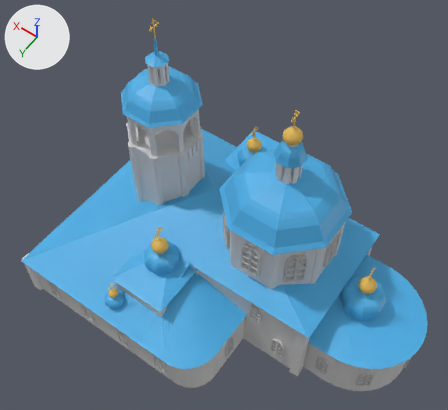
The Blender file spasskiy.blend, before and after one commit.
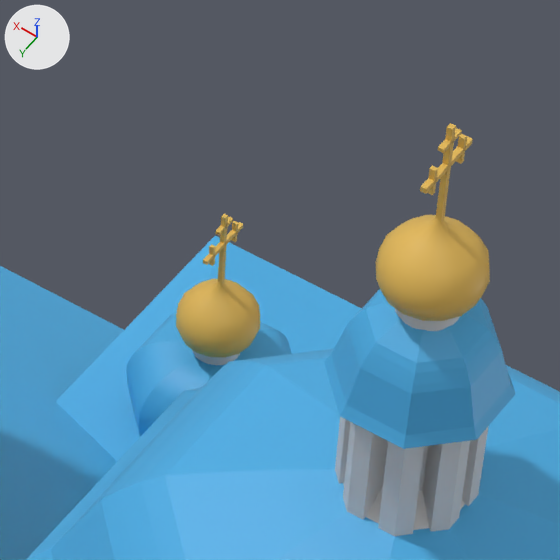
The first picture shows the older version from a 50 mm lens placed at (-1.65, 3.39, 6.48), pointed at (0.56, 0.28, 1.6). The close-ups show both versions on the part from 48% to 70% of the width and 21% to 46% of the height of that picture; other places that the commit changed are outside them. Every picture has the same lights, and +X, +Y and +Z are marked at upper left.

The older version as bpy lines, for what is in view:
```python
me_cube_012 = bpy.data.meshes.new('Cube.012')
me_cube_012.from_pydata(...)  # 240 vertices, 180 faces; spans x -354.0..107.0, y -116.0..386.0, z -1.0..35.0
me_cube_012.materials.append(mat_material_008)  # orange #e7bc59
me_cylinder_004 = bpy.data.meshes.new('Cylinder.004')
me_cylinder_004.from_pydata(...)  # 3180 vertices, 3204 faces; spans x -10.8..2.9, y -10.5..0.9, z -14.9..1.7
me_cylinder_004.materials.append(mat_material_002)  # blue #4bb0e7
me_plane_001 = bpy.data.meshes.new('Plane.001')
me_plane_001.from_pydata(...)  # 11 vertices, 0 faces, 10 loose edges; spans x 0.0..0.089, y 0.0, z -0.085..0.119
me_plane_001.materials.append(mat_material_003)  # orange #e7bc59
me_plane_002 = bpy.data.meshes.new('Plane.002')
me_plane_002.from_pydata(...)  # 11 vertices, 0 faces, 10 loose edges; spans x 0.0..0.089, y 0.0, z -0.085..0.119
me_plane_002.materials.append(mat_material_005)  # orange #e7bc59
ob_cube_011 = bpy.data.objects.new('Cube.011', me_cube_012)
ob_cube_011.location = (0.951, -0.859, 1.441)
ob_cube_011.rotation_euler = (0.0, 1.571, 1.571)  # degrees (0, 90, 90)
ob_cube_011.scale = (0.005, 0.005, 0.066)
ob_cylinder_004 = bpy.data.objects.new('Cylinder.004', me_cylinder_004)
ob_cylinder_004.location = (0.953, -0.859, 0.88)
ob_cylinder_004.rotation_euler = (3.142, 0.0, -0.393)  # degrees (180, 0, -23)
ob_cylinder_004.scale = (0.218, 0.218, 0.145)
ob_plane_001 = bpy.data.objects.new('Plane.001', me_plane_001)
ob_plane_001.location = (0.043, 0.0, 2.664)
_m = ob_plane_001.modifiers.new('Screw', 'SCREW')
_m.steps = 32
_m.merge_threshold = 0.0
_m.use_merge_vertices = True
ob_plane_002 = bpy.data.objects.new('Plane.002', me_plane_002)
ob_plane_002.location = (0.953, -0.859, 1.26)
_m = ob_plane_002.modifiers.new('Screw', 'SCREW')
_m.steps = 32
_m.merge_threshold = 0.0
_m.use_merge_vertices = True
# also in view: 'Cube.008' at (0.37, 0.14, 0.97); 'Cylinder.015' at (0.04, -0.01, 1.81)
```
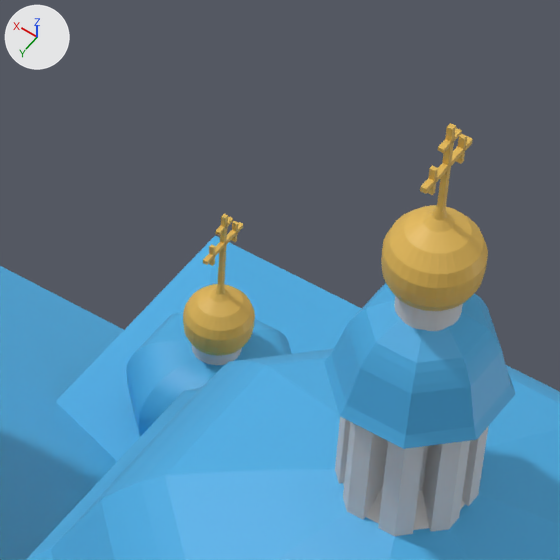
Boxes (x1, y1, x2, y2) around the edits, measured in the close-ups (560 x 560 px):
'Cube.011', reshaped: before (203, 123, 473, 287); after (183, 123, 488, 356)
'Plane.001', deleted (orange): before (376, 215, 490, 321)
'Plane.002', deleted: before (176, 279, 260, 357)
part 1 of me_cube_012, added (orange): after (381, 205, 488, 311)
part 2 of me_cube_012, added: after (183, 284, 255, 356)

What changed in the scene script:
```text
Change me_cube_012:
    used by ob_cube_011; location = (0.951, -0.859, 1.441); rotation_euler = (0.0, 1.571, 1.571), in degrees (0, 90, 90); scale = (0.005, 0.005, 0.066)
    remove me_cube_012.from_pydata(...)  # 240 vertices, 180 faces; spans x -354.0..107.0, y -116.0..386.0, z -1.0..35.0
    add me_cube_012.from_pydata(...)  # 1845 vertices, 1785 faces; spans x -354.0..128.0, y -116.0..400.0, z -1.0..35.0
    me_cube_012 part 1: a new loose piece of 321 vertices spanning x -272.0..-232.0, y 165.0..198.0, z 12.0..14.0, in mat_material_008 (orange #e7bc59)
    me_cube_012 part 2: a new loose piece of 321 vertices spanning x 15.0..53.0, y -15.0..15.0, z -1.0..1.0, in mat_material_008 (orange #e7bc59)
Remove ob_plane_001:
    ob_plane_001 = bpy.data.objects.new('Plane.001', me_plane_001)
    ob_plane_001.location = (0.043, 0.0, 2.664)
    _m = ob_plane_001.modifiers.new('Screw', 'SCREW')
    _m.steps = 32
    _m.merge_threshold = 0.0
    _m.use_merge_vertices = True
Remove ob_plane_002:
    ob_plane_002 = bpy.data.objects.new('Plane.002', me_plane_002)
    ob_plane_002.location = (0.953, -0.859, 1.26)
    _m = ob_plane_002.modifiers.new('Screw', 'SCREW')
    _m.steps = 32
    _m.merge_threshold = 0.0
    _m.use_merge_vertices = True
```
